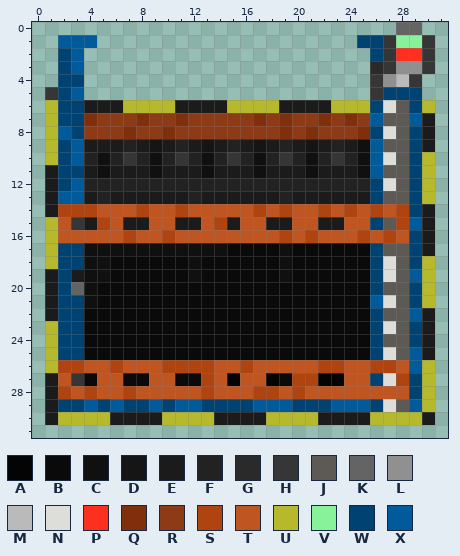
Edited in one commit: pixel-art sprite (Resources/Textures/_NF/Structures/Storage/crate_storage_rack.rsi/fill-0.png). The picture above is the old version.
The file is 32x32 pixels. Colours within 5 levels of each other are drawn and written as one.
Palette (. is transparent): A #040404  B #0a0a0a  C #101010  D #161515  E #1b1b1b  F #222222  G #2a2a2a  H #363636  J #5d5a55  K #646464  L #909090  M #bababa  N #ddded9  P #fd301f  Q #7f2f0c  R #8d3b17  S #b04411  T #bf5521  U #b5b92b  V #88f29a  W #004372  X #015b9b
Pixels before, first column x 1:
 0 ...........................KK.
 1 .XXX....................WWHVVH
 2 .WX......................WHPPH
 3 .WX......................GHLLH
 4 .WW......................HLMH.
 5 HWX......................HWWW.
 6 UWWEEEUUUUEEEEUUUUEEEEUUUWNJWU
 7 UWWQRRRQRRQRRRRRQRQRRQRQRXJJXE
 8 UXWRRRQRRQRRRRRRRRQRQRRRQWNJWE
 9 UWXEEEFEDEFEDEFEDEFEDEFECXJJWE
10 UWXFCFHFCFHFCFHFCFHFCFHFCXNJWU
11 EWWECEEECEEECEEECEEECEEECXJJWU
12 EWXFFFFFFFFFFFFFFFFFFFFFFWNJWU
13 EXXEFEEEEEEFEEEEEEFEEEEEEWJJWU
14 ESSSTTTSTTSTTTTTSTSTTSTSTSTSWE
15 UTHESTEETTEETSETTEETTEETTWJSXE
16 UTTTTTSTTSTTTTTTTTSTSTTTSTSTWE
17 UWWCCCCCCCCCCCBBBBCBBBBBBWJJWE
18 UWWCCBBBBBBCBBBBBBCBBBBBBWNJWU
19 EWECCBBBBBBCBBBBBBCBBBBBBWNJXU
20 EWKCBBBBBBBBBBBBBBBBBBBBBWJJWU
21 EWWCBBBBBBBBBBBBBBBBBBBBBXNJWU
22 EWWBBBBBBBBBBBBBBBBBBBBBBWJJXE
23 UWWBBBBBBBBBBBBBBBBBBBBBBWNJWE
24 UWWBBBBBBBBBBBBBBBBBBBBBBWJJWE
25 UWWBBBBBBBBBBBBBBBBBBBBBBWNJXE
26 USSTTSTTTSSSSTTSTTTTTSSTTSSTXU
27 ETHBTTBBTTBBSTATTABSSAATTWNSWU
28 ESTSTTSTTTTTSTTTSSTSTTTTTTTTWU
29 EWWXWXWWXWXXWWWWXXXWWWXXXWNJXU
30 EUUUUEEEEUUUUEEEEUUUUEEEEUUUUE
The same view after the edit:
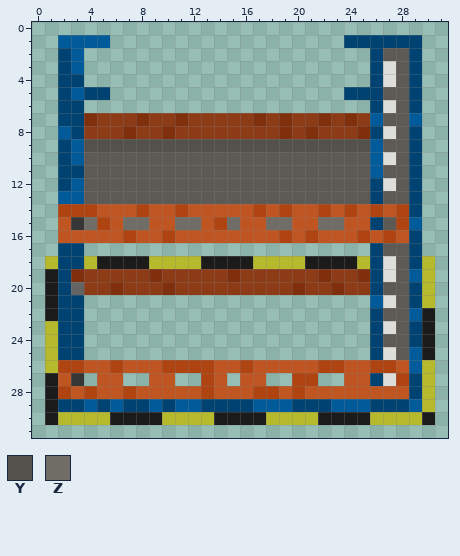
Colours new in this view: Y #54514d  Z #706d66
Diff:
y 0: x 28..29 KK -> ..
y 1: x 5 . -> X; x 24 . -> W; x 27..30 HVVH -> WWW.
y 2: x 27..30 HPPH -> JJW.
y 3: x 26..30 GHLLH -> WNJW.
y 4: x 26..29 HLMH -> WNJW
y 5: x 1 H -> .; x 4..5 .. -> WW; x 24..28 ..HWW -> WWWJJ
y 6: x 1 U -> .; x 4..25 EEEUUUUEEEEUUUUEEEEUUU -> ......................; x 30 U -> .
y 7..8: x 1 U -> .; x 30 E -> .
y 9: x 1 U -> .; x 4..25 EEEFEDEFEDEFEDEFEDEFEC -> YYYYYYYYYYYYYYYYYYYYYY; x 30 E -> .
y 10: x 1 U -> .; x 4..25 FCFHFCFHFCFHFCFHFCFHFC -> JJJJJJJJJJJJJJJJJJJJJJ; x 30 U -> .
y 11: x 1 E -> .; x 4..25 ECEEECEEECEEECEEECEEEC -> JJJJJJJJJJJJJJJJJJJJJJ; x 30 U -> .
y 12: x 1 E -> .; x 4..25 FFFFFFFFFFFFFFFFFFFFFF -> JJJJJJJJJJJJJJJJJJJJJJ; x 30 U -> .
y 13: x 1 E -> .; x 4..25 EFEEEEEEFEEEEEEFEEEEEE -> JJJJJJJJJJJJJJJJJJJJJJ; x 30 U -> .
y 14: x 1 E -> .; x 30 E -> .
y 15: x 1 U -> .; x 4 E -> Z; x 7..8 EE -> ZZ; x 11..12 EE -> ZZ; x 15 E -> Z; x 18..19 EE -> ZZ; x 22..23 EE -> ZZ; x 30 E -> .
y 16: x 1 U -> .; x 30 E -> .
y 17: x 1 U -> .; x 4..25 CCCCCCCCCCCBBBBCBBBBBB -> ......................; x 30 E -> .
y 18: x 4..25 CCBBBBBBCBBBBBBCBBBBBB -> UEEEEUUUUEEEEUUUUEEEEU
y 19: x 3..25 ECCBBBBBBCBBBBBBCBBBBBB -> QRRRRRQRRRRRQRRRRRRQRRQ
y 20: x 4..25 CBBBBBBBBBBBBBBBBBBBBB -> RRQRRRQRRRRRRRRRQRRQRR
y 21: x 4..25 CBBBBBBBBBBBBBBBBBBBBB -> ......................
y 22..25: x 4..25 BBBBBBBBBBBBBBBBBBBBBB -> ......................
y 27: x 4 B -> .; x 7..8 BB -> ..; x 11..12 BB -> ..; x 15 A -> .; x 18..19 AB -> ..; x 22..23 AA -> ..
y 29: x 27..28 NJ -> WW
Where, in picture pixels (left, top, right, bottom), the same in both pictures:
changed: (45, 22, 435, 412)
